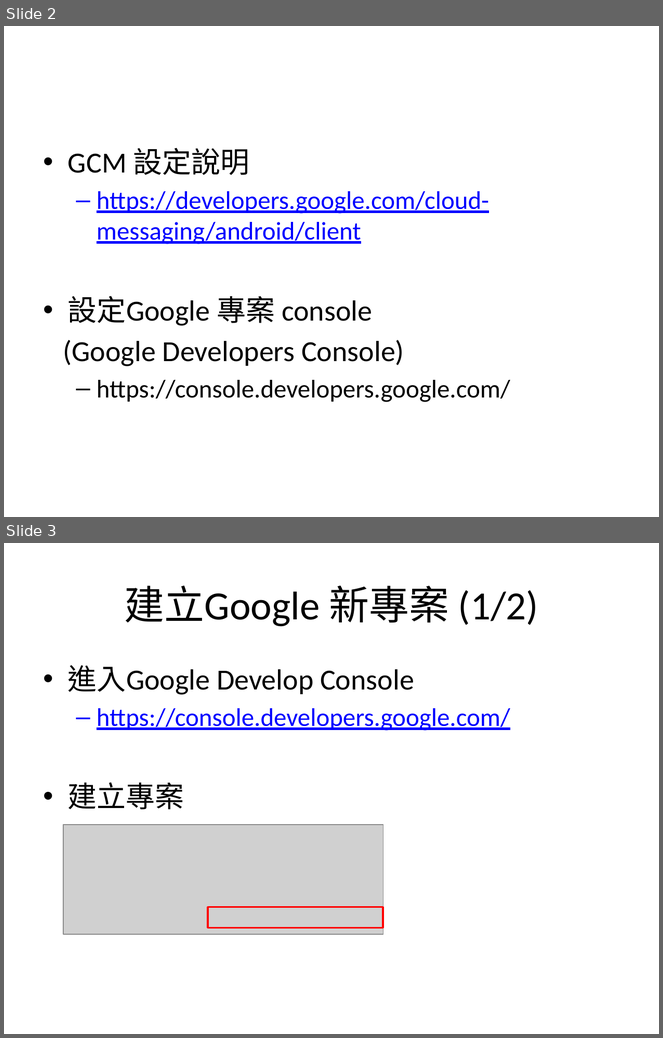
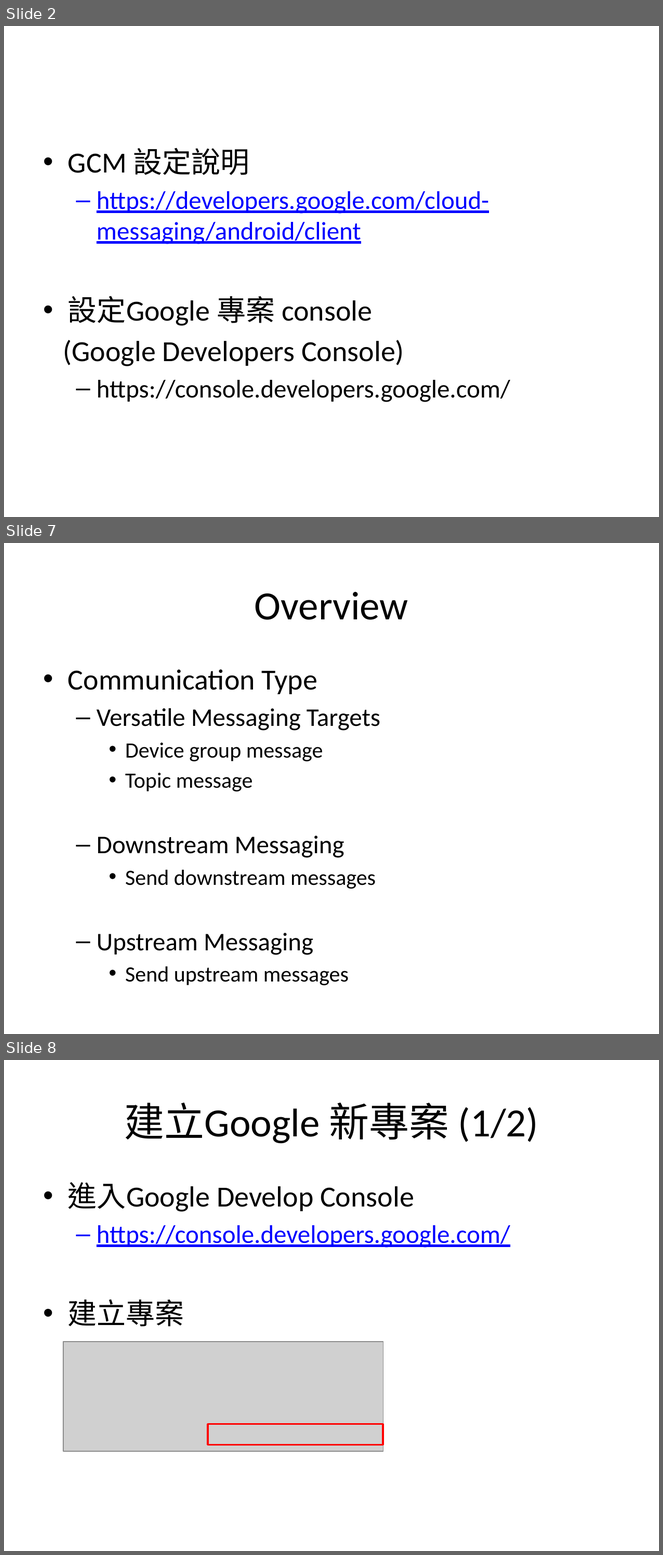
Before and after one commit to sonnyshih/AndroidDemoSample, a slide deck: CustomerUIDemo/GCM instruction.pptx. Shown one above the other, each under a label of ours: slides 2 and 3 before the commit, slides 2, 7 and 8 after it; the slides between them are not shown. The pictures are 663x1038 and 663x1555 pixels, drawn with LibreOffice and Linux fonts; fonts in the diff are those of the drawing; grey boxes stand for pictures. Boxes give left, top, right and bottom in pixels: in the first picture for what was removed or moved away, otherwise in the second. Text is boxed around its words. In the diff, an @@ line names an element or a change of style, - is before the commit and + after.

Commit message:
1. Modify GCM instruction.pptx 2. Modify the Downstream Messaging Demo

```diff
--- a/CustomerUIDemo/GCM instruction.pptx
+++ b/CustomerUIDemo/GCM instruction.pptx
@@ slide 7 added at [4, 543, 659, 1034], background #FFFFFF @@
@@ title added at [255, 592, 409, 620], 44 pt, text #000000 @@
+Overview
@@ text added at [68, 669, 380, 986], 24 pt, text #000000 @@
+• Communication Type
+  – Versatile Messaging Targets
+    • Device group message
+    • Topic message
+  – Downstream Messaging
+    • Send downstream messages
+  – Upstream Messaging
+    • Send upstream messages
@@ what was slide 3 is now slide 8 @@
```
Also in this commit, not shown: 7 slides changed, 7 other slides added, 7 other files.
